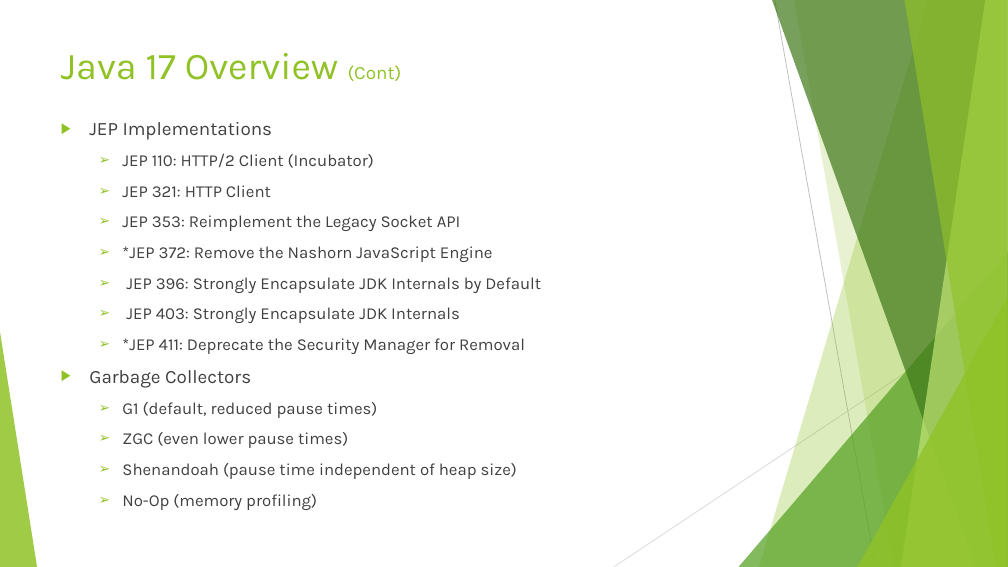
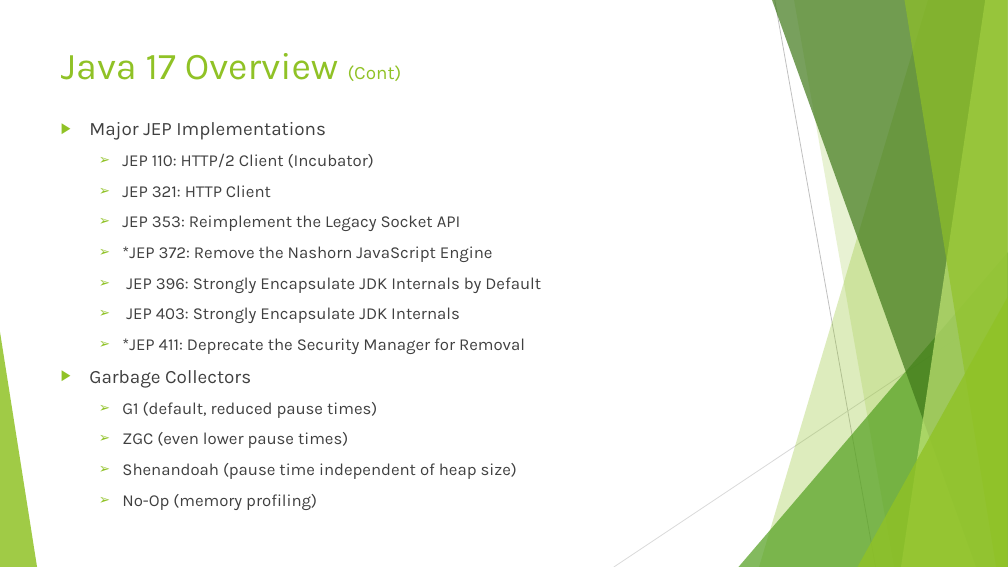
Before and after one commit to Rohan427/Qpid4Graal, a slide deck: slide 7 of doc/reference/Java_17 _Upgrade.pptx. Drawn at 1008x567 pixels with LibreOffice and Linux fonts; fonts in the diff are those of the drawing. Boxes give left, top, right and bottom in pixels: in the first picture for what was removed or moved away, otherwise in the second. Text is boxed around its words. In the diff, an @@ line names an element or a change of style, - is before the commit and + after.

Commit message:
Java Upgrade PPT v4

```diff
--- a/doc/reference/Java_17 _Upgrade.pptx
+++ b/doc/reference/Java_17 _Upgrade.pptx
@@ text at (89,122,326,140): text changed @@
-▶ JEP Implementations
+▶ Major JEP Implementations
```
Also in this commit, not shown: 3 other slides changed, 3 slides added, 1 slide removed.
